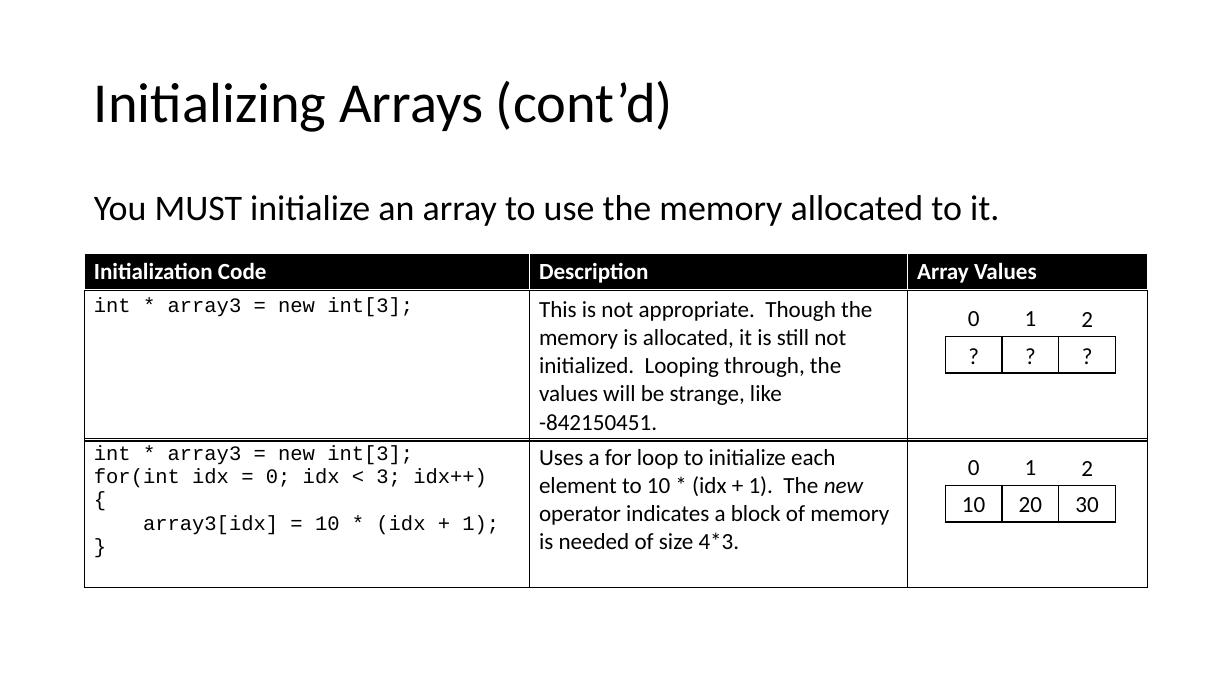
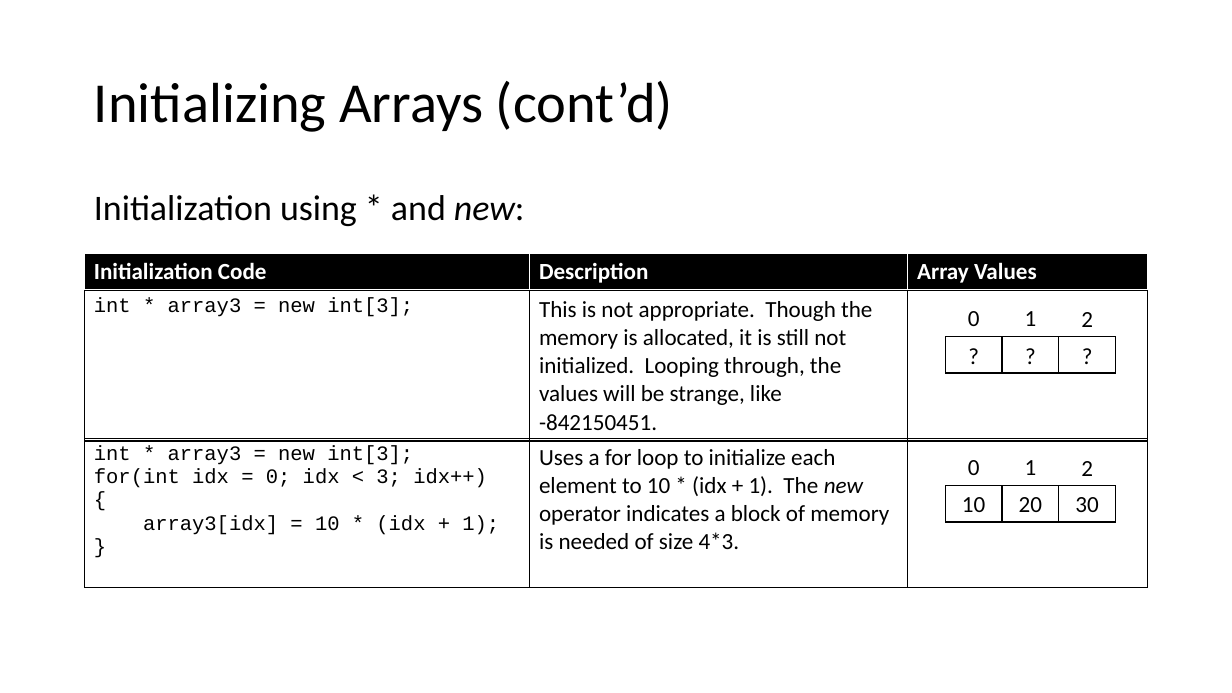
Before and after one commit to donaldsawyer/Demos, a slide deck: slide 8 of ARCC/intro_to_arrays_in_cpp/intro_to_arrays_in_cpp.pptx. Drawn at 1232x693 pixels with LibreOffice and Linux fonts; fonts in the diff are those of the drawing. Boxes give left, top, right and bottom in pixels: in the first picture for what was removed or moved away, otherwise in the second. Text is boxed around its words. In the diff, an @@ line names an element or a change of style, - is before the commit and + after.

```diff
--- a/ARCC/intro_to_arrays_in_cpp/intro_to_arrays_in_cpp.pptx
+++ b/ARCC/intro_to_arrays_in_cpp/intro_to_arrays_in_cpp.pptx
@@ text at [94,195,525,226]: text changed @@
-You MUST initialize an array to use the memory allocated to it.
+Initialization using * and new:
```
Also in this commit, not shown: 5 other slides changed.
